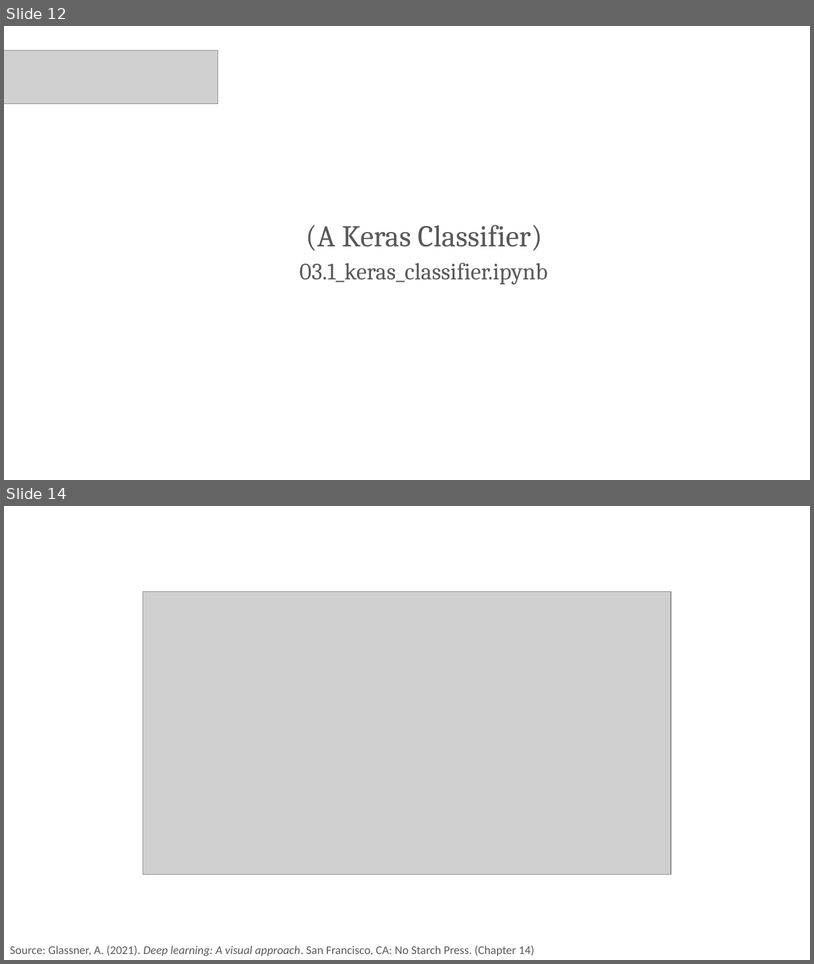
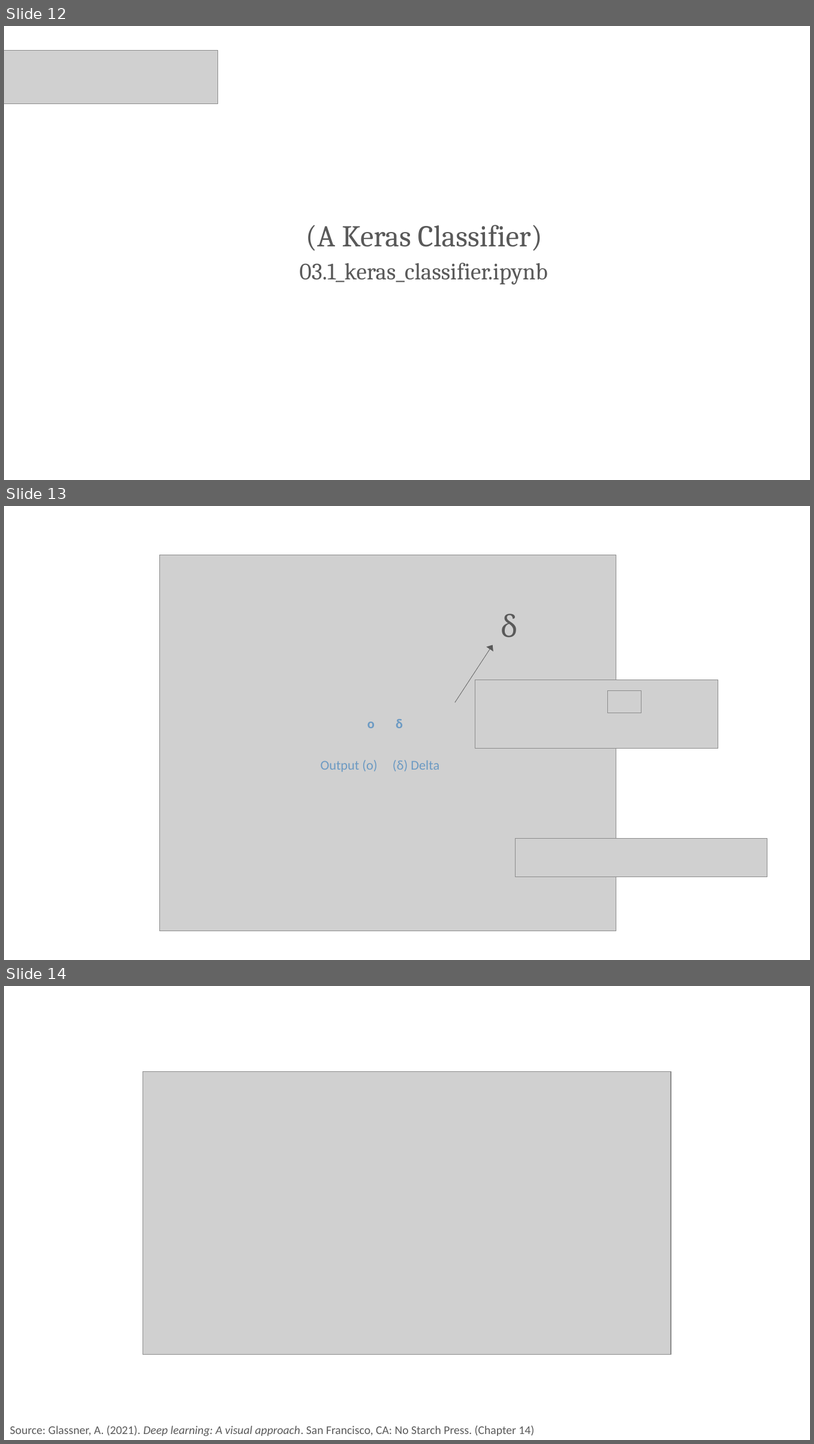
Before and after one commit to PracticumAI/deep_learning, a slide deck: presentations/03_gradient_descent.pptx. Shown one above the other, each under a label of ours: slides 12 and 14 before the commit, slides 12, 13 and 14 after it; the slides between them are not shown. The pictures are 814x964 and 814x1444 pixels, drawn with LibreOffice and Linux fonts; fonts in the diff are those of the drawing; grey boxes stand for pictures. Boxes give left, top, right and bottom in pixels: in the first picture for what was removed or moved away, otherwise in the second. Text is boxed around its words. In the diff, an @@ line names an element or a change of style, - is before the commit and + after.

```diff
--- a/presentations/03_gradient_descent.pptx
+++ b/presentations/03_gradient_descent.pptx
@@ slide 13 added at box(4, 506, 810, 960), background #FFFFFF @@
@@ picture added at box(159, 555, 617, 931) @@
@@ text added at box(501, 613, 518, 637), 36 pt, text #595959 @@
+δ
@@ arrow added from (455, 703) to (493, 645), #595959 0.5 pt @@
@@ picture added at box(475, 679, 719, 748) @@
@@ picture added at box(608, 691, 642, 712) @@
@@ text added at box(368, 719, 403, 728), 16 pt, text #6C9AC3, bold @@
+o δ
@@ text added at box(321, 760, 440, 772), 16 pt, text #6C9AC3 @@
+Output (o) (δ) Delta
@@ picture added at box(516, 839, 768, 877) @@
```
Also in this commit, not shown: 2 slides changed, 8 other slides added, 3 slides removed, 1 other file.
